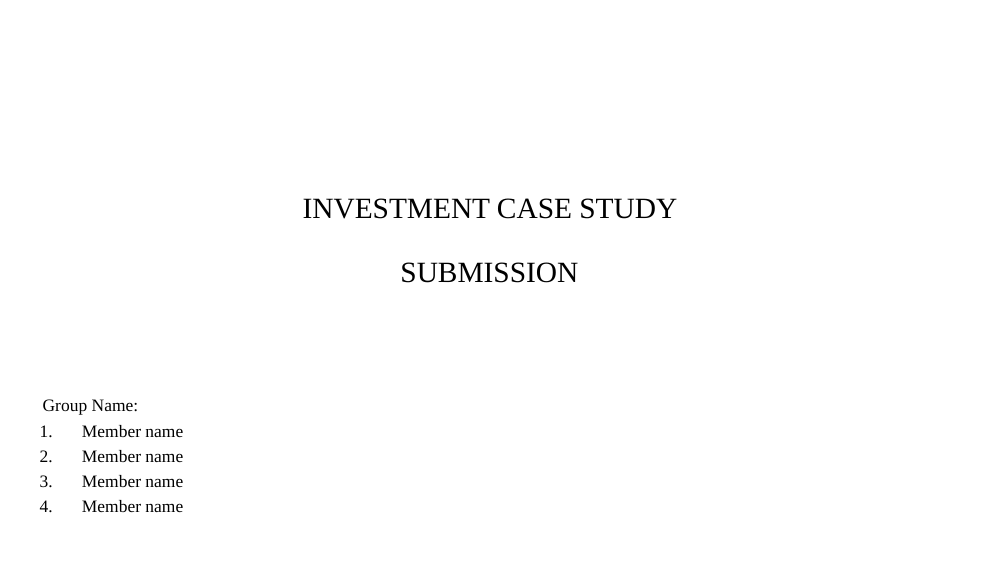
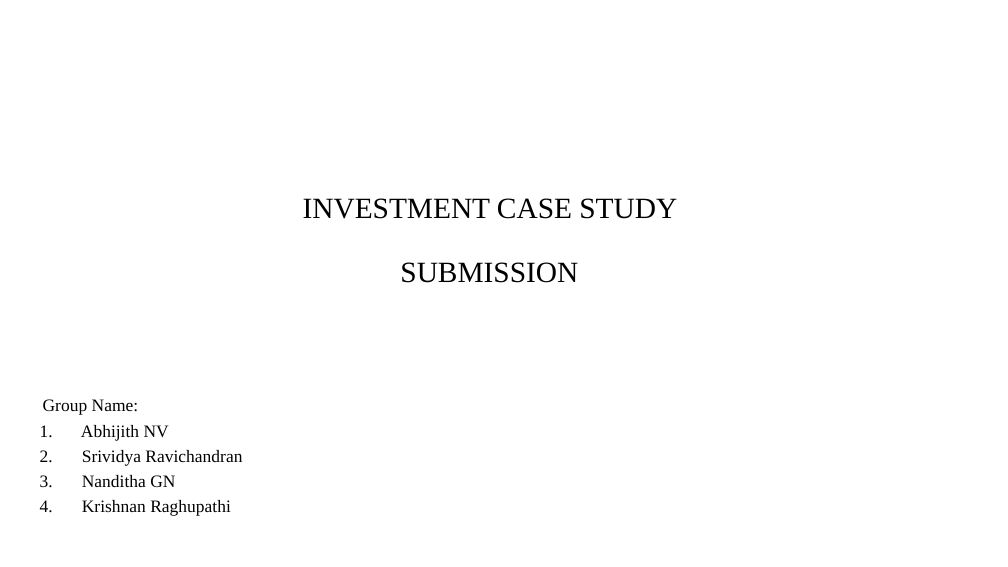
Before and after one commit to Nanditha-G-N/Machine-Learning-Case-Studies, a slide deck: slide 1 of Spark Funds Presentation.pptx. Drawn at 1008x567 pixels with LibreOffice and Linux fonts; fonts in the diff are those of the drawing; background and template pictures are left out. Boxes give left, top, right and bottom in pixels: in the first picture for what was removed or moved away, otherwise in the second. Text is boxed around its words. In the diff, an @@ line names an element or a change of style, - is before the commit and + after.

```diff
--- a/Spark Funds Presentation.pptx
+++ b/Spark Funds Presentation.pptx
@@ subtitle at box(81, 425, 242, 516): text changed @@
-1. Member name
-2. Member name
-3. Member name
-4. Member name
+1. Abhijith NV
+2. Srividya Ravichandran
+3. Nanditha GN
+4. Krishnan Raghupathi
```
Also in this commit, not shown: 3 other slides changed, 8 slides added, 6 slides removed.
